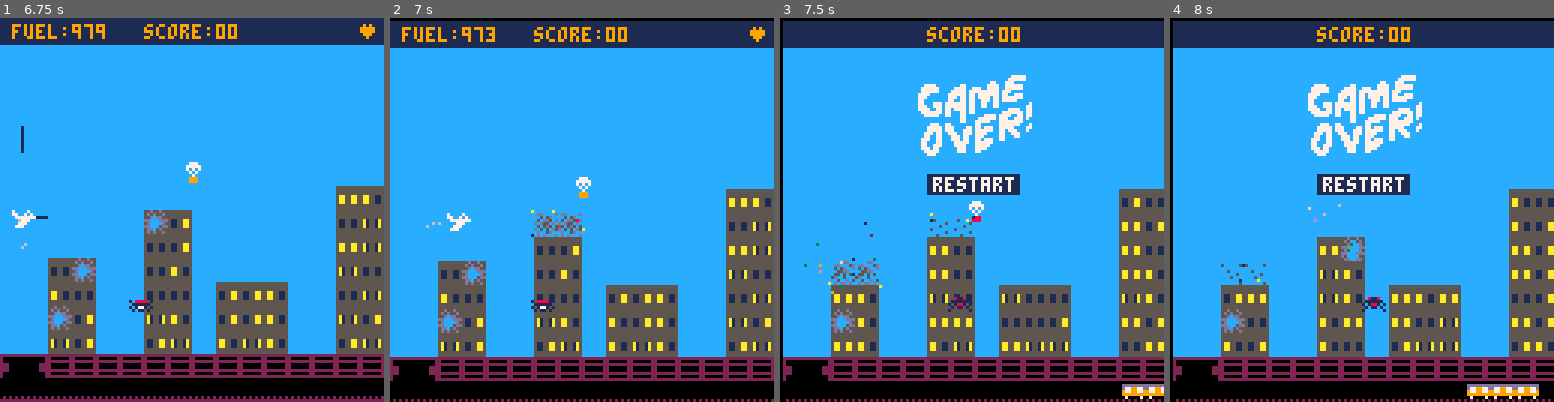
Above: before the commit, frames 1-4 (left to right).
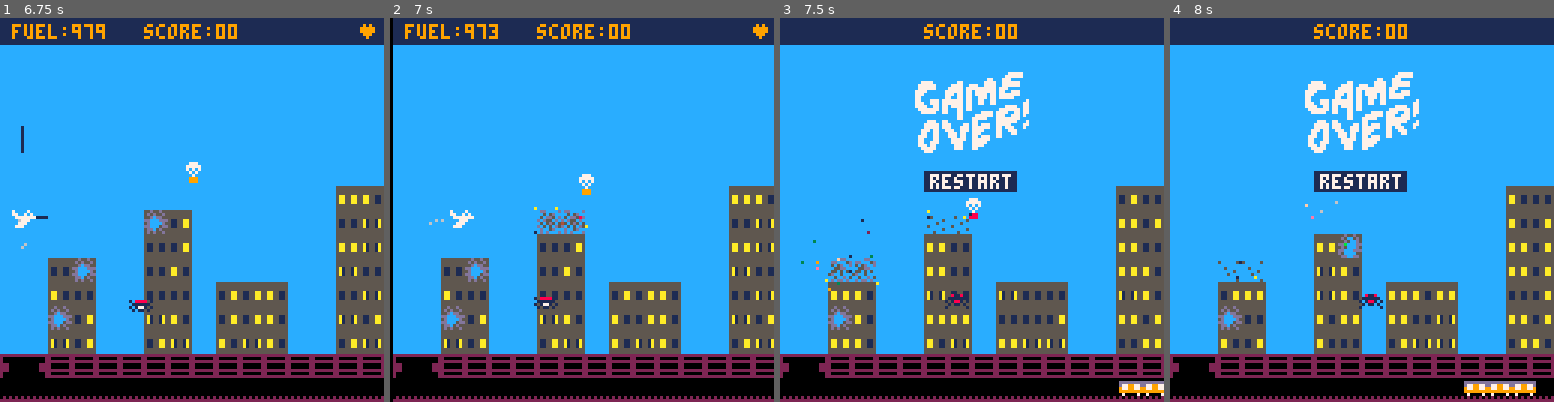
Above: after the commit, the same moments.

Repository: natebeaty/savepicoville
Game: PICO-8 cartridge savepicoville.p8
Same seed, same stepped clock (60 frames per second), same inputs: the game is played once before the commit and once after it.
Inputs:
- Up to frame 1 (6.75 s): tap O (Z key) at 0.33, 1.07, 2.22, 3.72, 5.22, 6.72 s; tap Down at 0.7 s; tap X (X key) at 1.43, 2.07, 2.82, 3.57, 4.32, 5.07, 5.82, 6.57 s; hold Up 1.97-2.63 s; hold Right 2.68-3.02 s; hold Down 3.07-3.73 s; hold Left 3.78-4.12 s; hold Up 4.17-4.5 s; hold Left 4.55-5.05 s; hold Right 5.1-5.93 s; hold Up 5.98-6.65 s; hold Right from 6.7 s (still down)
- Up to frame 2 (7 s): keep holding Right
- Up to frame 3 (7.5 s): release Right at 7.03 s; hold Down from 7.08 s (still down); tap X (X key) at 7.32 s
- Up to frame 4 (8 s): release Down at 7.75 s; hold Left from 7.8 s (still down)

Frame 1 is identical in both runs. In frame 2, 17% of the frame differs, in the area x 0-100%, y 0-100%; in frame 3, 19%; in frame 4, 19%.

Commit message:
fix screenshake not resetting cam to 0,0

Diff:
--- a/main.lua
+++ b/main.lua
@@ -330,7 +330,7 @@
 -- draw!
 function _draw()
   cls()
-  if (shakeit>0) shakeitnow()
+  if (mode~="about") shakeitnow()
 
   --draw the stage including generated buildings
   map(0,0,0,0,128,32)
